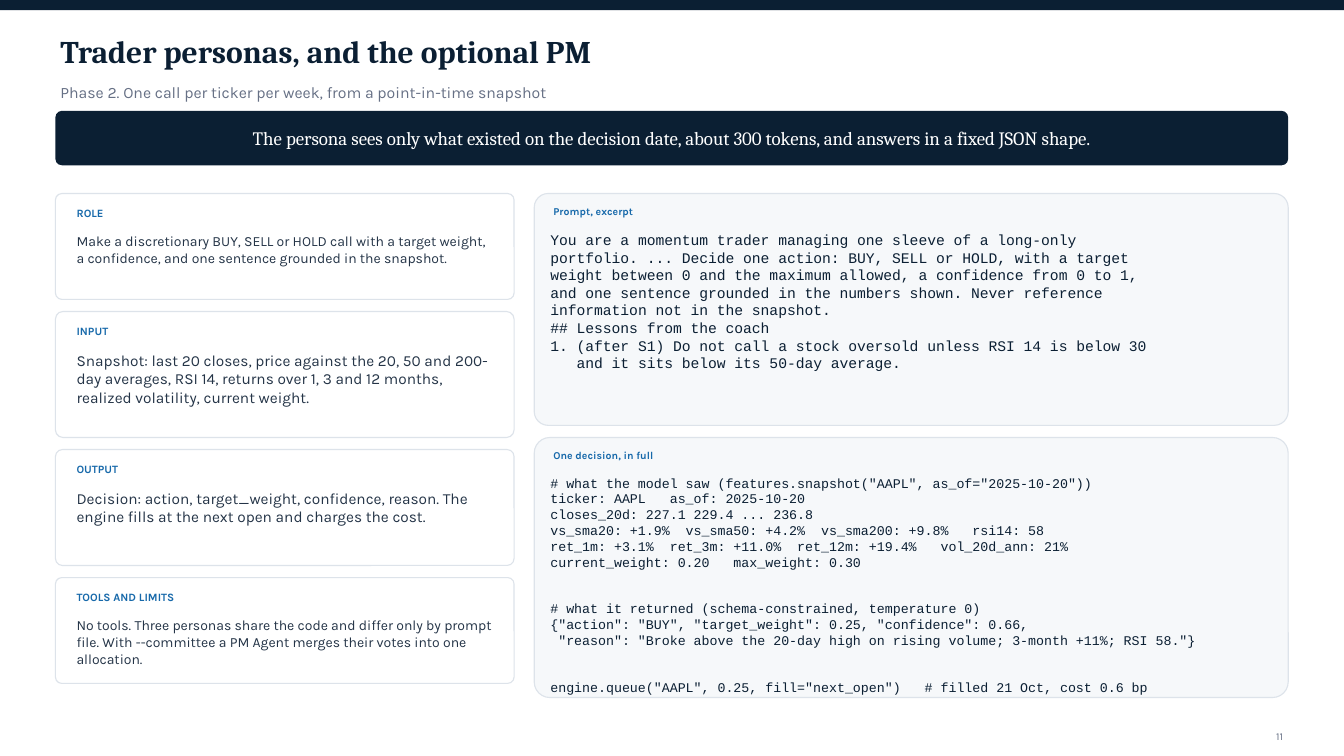
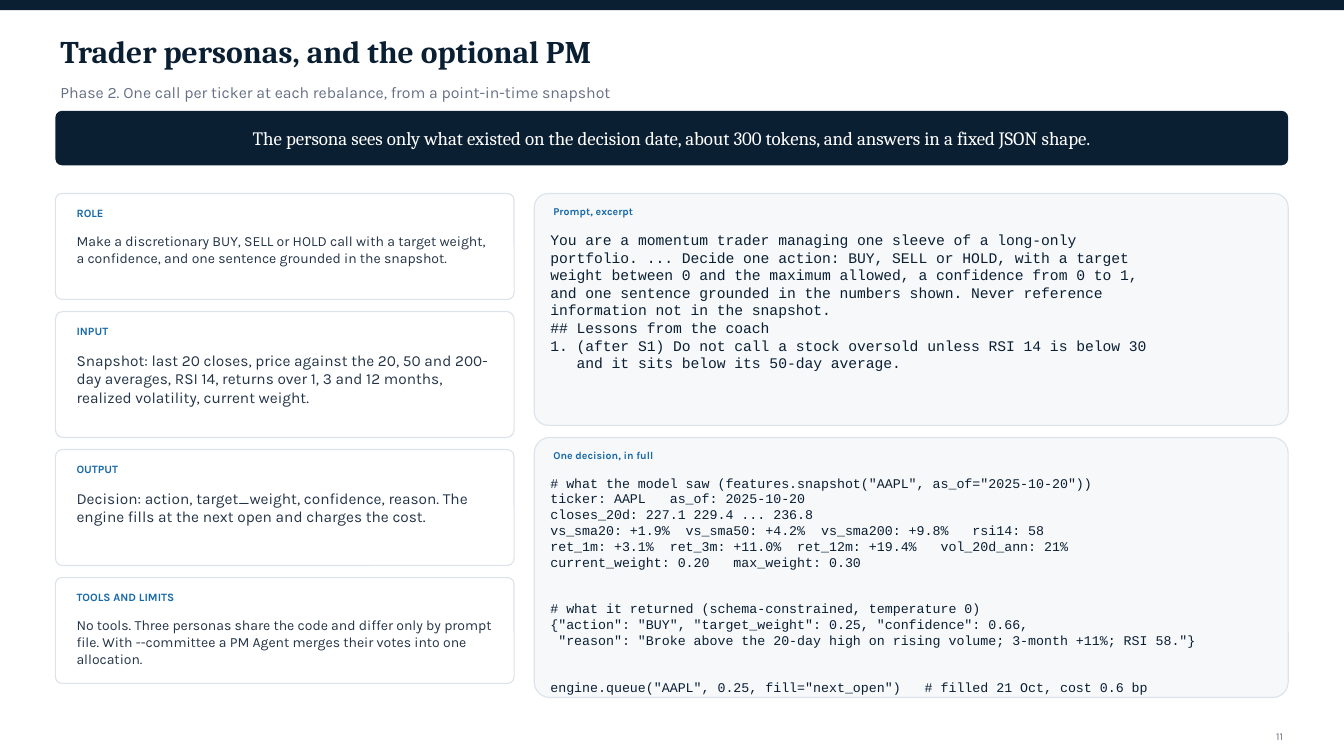
Before and after one commit to jimkliew/aiInvesting, a slide deck: slide 11 of docs/slides/aiInvesting-slides.pptx. Drawn at 1344x756 pixels with LibreOffice and Linux fonts; fonts in the diff are those of the drawing. Boxes give left, top, right and bottom in pixels: in the first picture for what was removed or moved away, otherwise in the second. Text is boxed around its words. In the diff, an @@ line names an element or a change of style, - is before the commit and + after.

```diff
--- a/docs/slides/aiInvesting-slides.pptx
+++ b/docs/slides/aiInvesting-slides.pptx
@@ text at <box>60,87,610,102</box>: text changed @@
-Phase 2. One call per ticker per week, from a point-in-time snapshot
+Phase 2. One call per ticker at each rebalance, from a point-in-time snapshot
```
Also in this commit, not shown: 8 other slides changed, 1 slide added, 51 other files.
